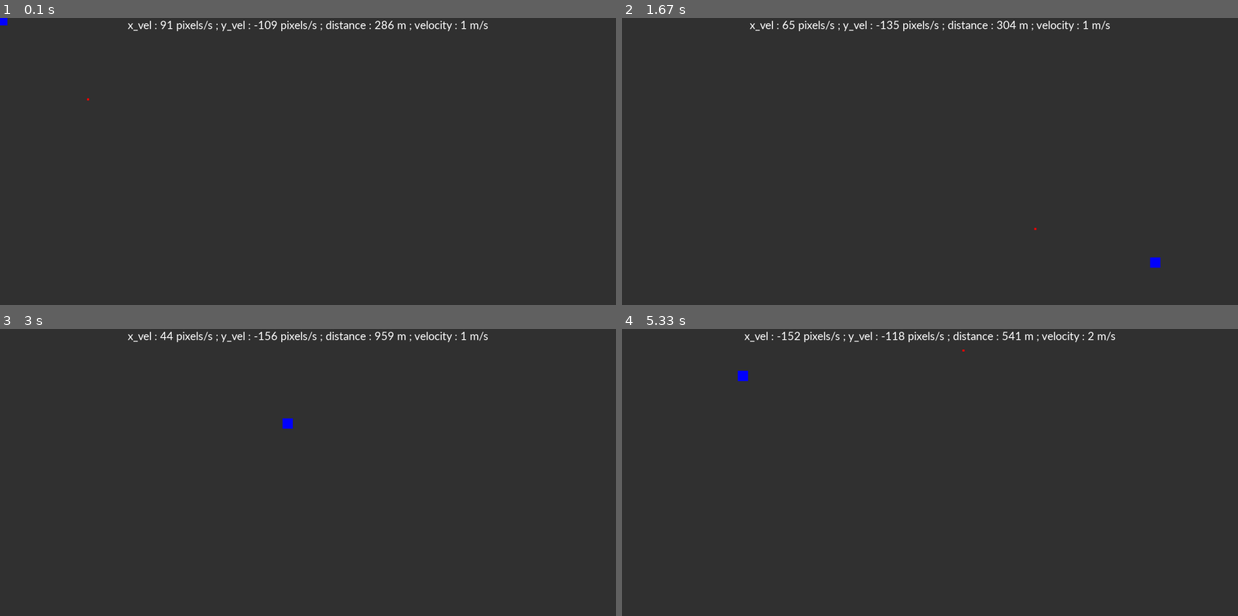
Above: before the commit, frames 1-4 (two rows, left to right).
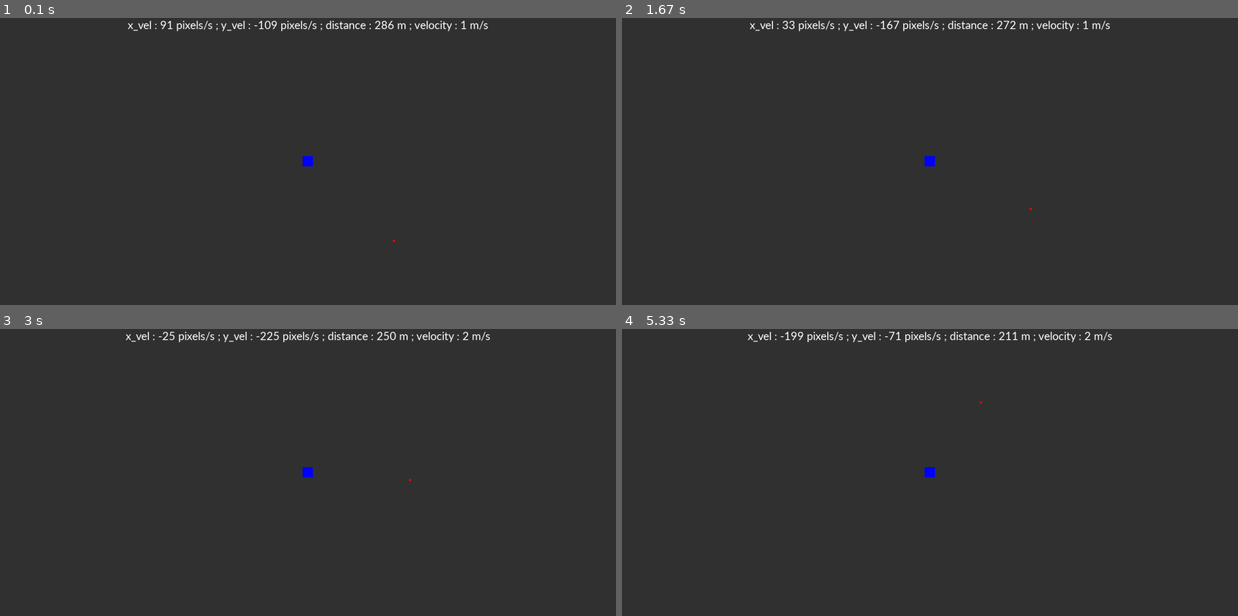
Above: after the commit, the same moments.

Repository: Manan-200/Python
Game: pygame game, started from Random_programs/gravity.py
Two runs of this game, one before a commit and one after it. Both use one fixed random seed, a clock stepped at 60 frames per second and the inputs below.
Inputs (mouse positions are in pixels of both pictures, inside the frame that each line leads up to):
- Up to frame 1 (0.1 s): no input
- Up to frame 2 (1.67 s): click (1127, 152) at 0.38 s; click (930, 178) at 0.72 s; hold Space 1-1.47 s; click (1157, 261) at 1.55 s
- Up to frame 3 (3 s): hold Space 1.83-2.3 s; click (314, 501) at 2.38 s; click (289, 423) at 2.72 s
- Up to frame 4 (5.33 s): hold Space 3-3.47 s; click (745, 374) at 5.05 s

The runs differ from the first frame. In frame 1, 0.1% of the frame differs, in the area x 0-65%, y 0-79%; in frame 2, 0.3%; in frame 3, 1.1%, in the area x 20-80%, y 0-54%; in frame 4, 1.1%.

Commit message:
Added code

Diff:
--- a/Random_programs/gravity.py
+++ b/Random_programs/gravity.py
@@ -12,8 +12,8 @@
 G = 6.67 * 10 ** (-11)
 R = 0
 pos_x_list, pos_y_list = [], []
-barriers = False
-movable = True
+barriers = True
+movable = False
 
 stats_font = pygame.font.SysFont("calibri", 30)
 
@@ -64,7 +64,10 @@
         #Resetting the variables
         if event.type == pygame.KEYDOWN:
             if event.key == pygame.K_SPACE:
-                planet.x, planet.y = pygame.mouse.get_pos()[0] + 200, pygame.mouse.get_pos()[1] + 200
+                if movable:
+                    planet = Planet(pygame.mouse.get_pos()[0] + 200, pygame.mouse.get_pos()[1] + 200, 5, 5, planet_mass)
+                else:
+                    planet = Planet(width/2 + 200, height/2 + 200, 5, 5, planet_mass)
                 x_vel, y_vel = xi, yi
                 vel = 0
                 pos_x_list, pos_y_list = [], []
